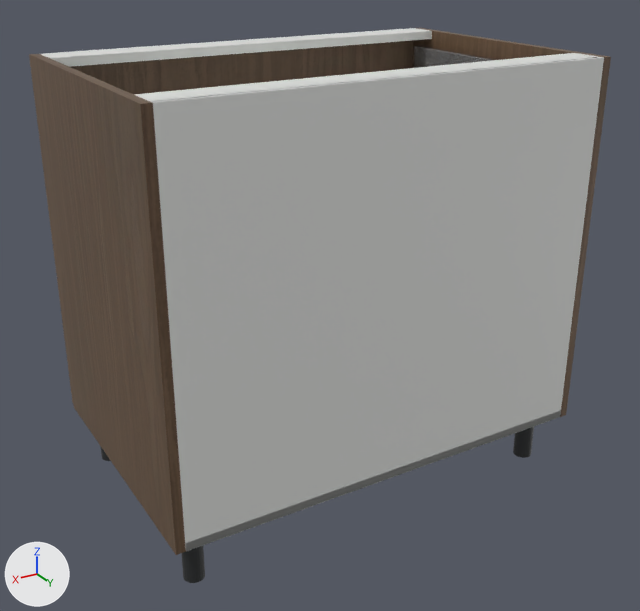
Before and after pictures for a commit that changed the glTF model storefront/public/cabinet-inventory/models/oppein-pb-mso-3db36.glb.
The view is the same before and after, from a camera (50 mm lens) standing at (1.334, 1.175, 1.101) and looking at (0.463, -0.276, 0.376). The lights are fixed; the arrows at lower left show +X, +Y and +Z. The picture after the commit comes second. Where no turn or scale is listed for an object, it has been applied to the vertices.

Objects in the first picture: 'Cabinet back', 'Cabinet bottom', 'Cabinet side', 'Cabinet side.001', 'Drawer front.002', 'Drawer side.004', 'Top support rail', 'Top support rail.001' and 5 more.
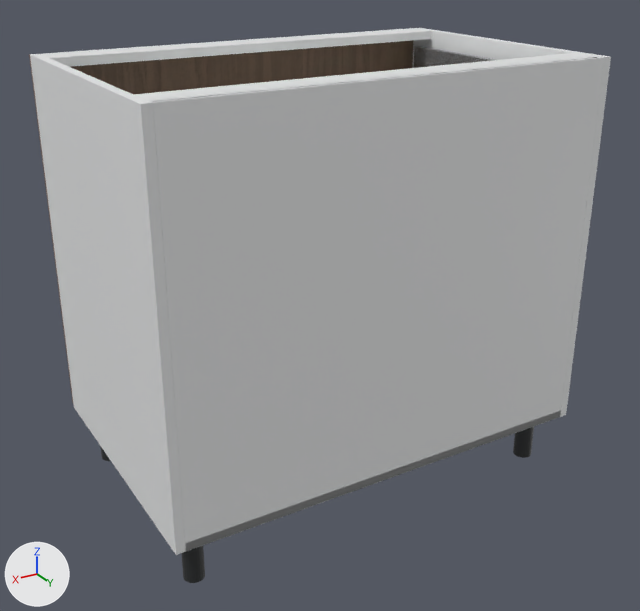
Location of each change, [x1, y1, x2, y2] in pixels of the pictures (640 x 611 px):
'Cabinet side.001', recoloured (lighter)
    both: [30, 54, 186, 555]
'Cabinet side', recoloured
    both: [412, 28, 611, 417]

What changed in the scene script:
```text
Add mat_white_cabinet_carcass:
    mat_white_cabinet_carcass = principled_material('White cabinet carcass')
    mat_white_cabinet_carcass.base_color = (0.82, 0.83, 0.835)  # white #eaebec
    mat_white_cabinet_carcass.roughness = 0.48
Change me_cube:
    where me_cube.from_pydata(...)  # 56 vertices, 108 faces; spans x -0.009..0.009, y -0.293..0.293, z -0.381..0.381
    remove me_cube.materials.append(mat_supplier_finish___smoked_oak)
    add me_cube.materials.append(mat_white_cabinet_carcass)  # white #eaebec
Change me_cube_001:
    where me_cube_001.from_pydata(...)  # 56 vertices, 108 faces; spans x -0.009..0.009, y -0.293..0.293, z -0.381..0.381
    remove me_cube_001.materials.append(mat_supplier_finish___smoked_oak)
    add me_cube_001.materials.append(mat_white_cabinet_carcass)  # white #eaebec
```
